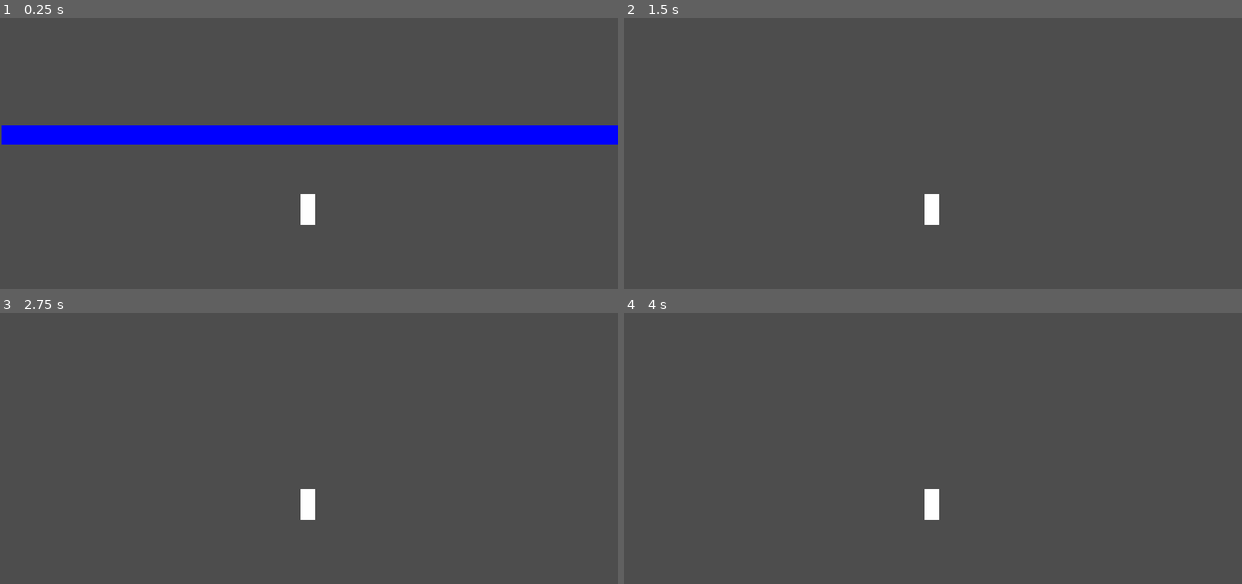
Above: before the commit, frames 1-4 (two rows, left to right).
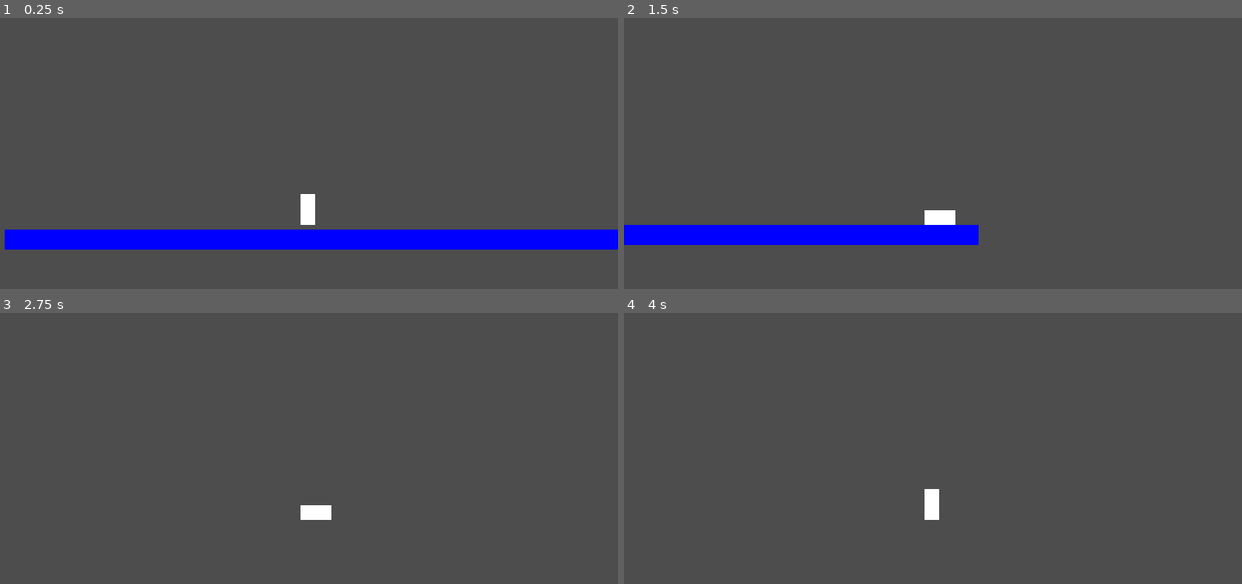
Above: after the commit, the same moments.

Repository: autonomouscrow/color-game
Game: Godot game, scene res://Scenes/Main.tscn
Two runs of this game, one before a commit and one after it. Both use one fixed random seed, a clock stepped at 60 frames per second and the inputs below.
Inputs:
- Up to frame 1 (0.25 s): no input
- Up to frame 2 (1.5 s): hold C (dash) 0.53-1.28 s; hold Right (move_right) from 0.53 s (still down); tap Z (jump) at 0.77 s; tap D (slide) at 1.35 s
- Up to frame 3 (2.75 s): tap Z (jump) at 1.52 s; release Right (move_right) at 2.03 s; hold Left (move_left) from 2.03 s (still down); hold C (dash) from 2.03 s (still down)
- Up to frame 4 (4 s): release Left (move_left) at 2.78 s; release C (dash) at 2.78 s; hold Right (move_right) from 2.78 s (still down); tap D (slide) at 2.85 s; tap Z (jump) at 3.02, 3.77 s; tap Enter at 3.5 s; hold C (dash) from 3.53 s (still down)

The runs differ from the first frame. In frame 1, 14% of the frame differs, in the area x 0-100%, y 39-86%; in frame 2, 4.5%; in frame 3, 0.3%; in frame 4, nothing differs.

Commit message:
added ground

Diff:
--- a/Scenes/Rooms/TestRoom.tscn
+++ b/Scenes/Rooms/TestRoom.tscn
@@ -2,18 +2,30 @@
 
 [ext_resource type="PackedScene" uid="uid://b7owcqgbcb5fa" path="res://Scenes/roomExit.tscn" id="1_24gi2"]
 
+[sub_resource type="RectangleShape2D" id="RectangleShape2D_24gi2"]
+size = Vector2(1283, 39)
+
 [node name="test" type="Node2D" unique_id=915329821]
 
 [node name="RightDoor" type="Marker2D" parent="." unique_id=1377915057]
-position = Vector2(1281, 365)
+position = Vector2(1263, 470)
 
 [node name="Exit" parent="." unique_id=199470789 instance=ExtResource("1_24gi2")]
 position = Vector2(1312, 365)
+scale = Vector2(1, 16.800001)
 target_room_id = "test2"
 target_door_id = "LeftDoor"
 
-[node name="ColorRect" type="ColorRect" parent="." unique_id=338085723]
-offset_top = 517.0
-offset_right = 1279.0
-offset_bottom = 557.0
+[node name="ColorRect2" type="ColorRect" parent="." unique_id=1000468742]
+offset_left = 2.0
+offset_top = 494.0
+offset_right = 1278.0
+offset_bottom = 534.0
 color = Color(1, 0, 0, 1)
+
+[node name="StaticBody2D" type="StaticBody2D" parent="ColorRect2" unique_id=37674235]
+position = Vector2(-8, -496)
+
+[node name="CollisionShape2D" type="CollisionShape2D" parent="ColorRect2/StaticBody2D" unique_id=1295099511]
+position = Vector2(649, 516.5)
+shape = SubResource("RectangleShape2D_24gi2")
--- a/Scenes/Rooms/TestRoom2.tscn
+++ b/Scenes/Rooms/TestRoom2.tscn
@@ -2,19 +2,30 @@
 
 [ext_resource type="PackedScene" uid="uid://b7owcqgbcb5fa" path="res://Scenes/roomExit.tscn" id="1_3gxmx"]
 
+[sub_resource type="RectangleShape2D" id="RectangleShape2D_x3acn"]
+size = Vector2(1283, 39)
+
 [node name="test2" type="Node2D" unique_id=2077970759]
 
 [node name="LeftDoor" type="Marker2D" parent="." unique_id=1431322980]
-position = Vector2(2, 388)
+position = Vector2(8, 465)
 
 [node name="Exit" parent="." unique_id=199470789 instance=ExtResource("1_3gxmx")]
 position = Vector2(-33, 388)
+scale = Vector2(1, 13.919997)
 target_room_id = "test"
 target_door_id = "RightDoor"
 
 [node name="ColorRect" type="ColorRect" parent="." unique_id=1016732588]
-offset_left = 2.0
-offset_top = 280.0
-offset_right = 1278.0
-offset_bottom = 320.0
+offset_left = 8.0
+offset_top = 496.0
+offset_right = 1284.0
+offset_bottom = 536.0
 color = Color(0, 0, 1, 1)
+
+[node name="StaticBody2D" type="StaticBody2D" parent="ColorRect" unique_id=1785335093]
+position = Vector2(-8, -496)
+
+[node name="CollisionShape2D" type="CollisionShape2D" parent="ColorRect/StaticBody2D" unique_id=1451943172]
+position = Vector2(649, 516.5)
+shape = SubResource("RectangleShape2D_x3acn")
